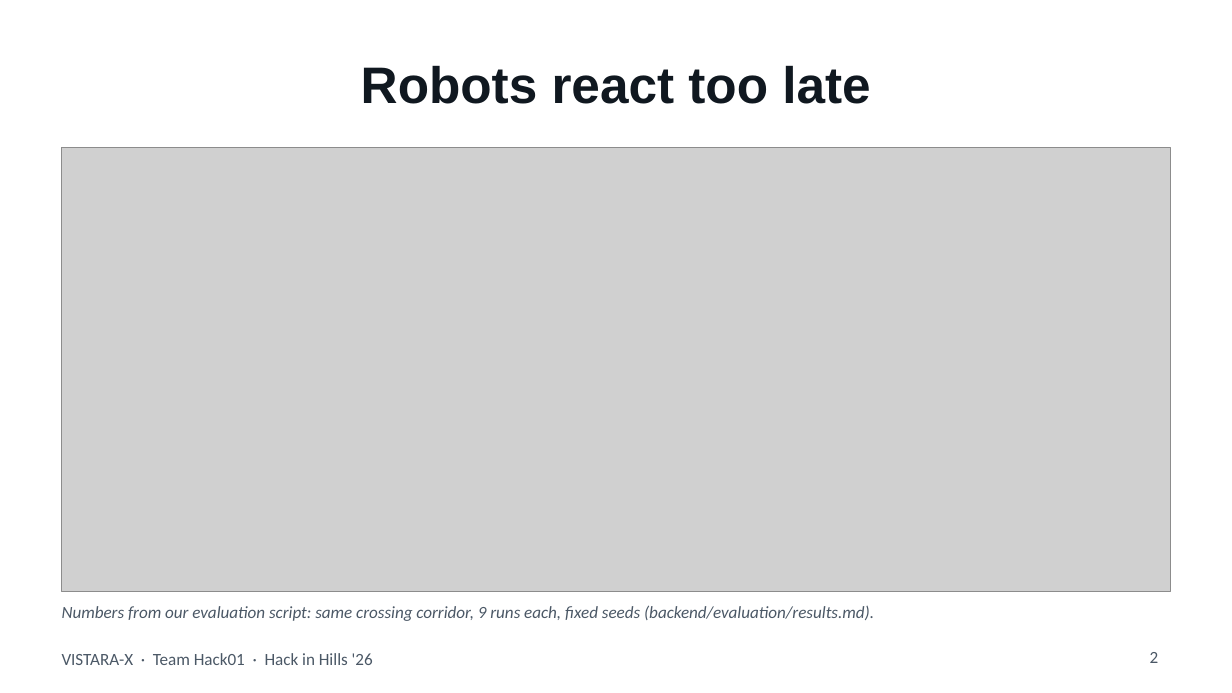
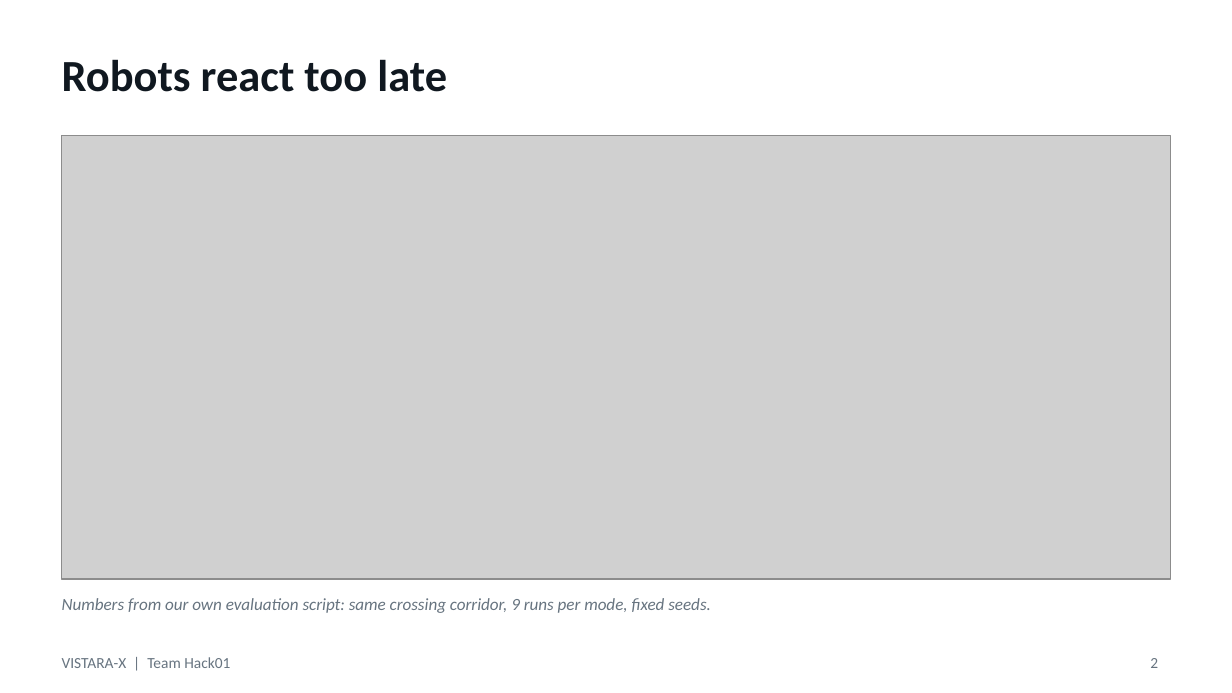
Before and after one commit to RiteshKumar2e/VISTARA-X, a slide deck: slide 2 of presentation/VISTARA-X_Hack01.pptx. Drawn at 1232x693 pixels with LibreOffice and Linux fonts; fonts in the diff are those of the drawing; grey boxes stand for pictures. Boxes give left, top, right and bottom in pixels: in the first picture for what was removed or moved away, otherwise in the second. Text is boxed around its words. In the diff, an @@ line names an element or a change of style, - is before the commit and + after.

Commit message:
feat: update presentation file VISTARA-X_Hack01.pptx with new content

```diff
--- a/presentation/VISTARA-X_Hack01.pptx
+++ b/presentation/VISTARA-X_Hack01.pptx
@@ title "Robots react too late" at [62, 59, 447, 92]: size 30 to 26 pt, font Arial to Calibri; alignment centre to left @@
@@ picture: place and size @@
-picture at [62, 148, 1170, 591]
+picture at [62, 136, 1170, 579]
@@ text at [62, 598, 711, 613]: text changed; text colour #4B5866 to #677480 @@
-Numbers from our evaluation script: same crossing corridor, 9 runs each, fixed seeds (backend/evaluation/results.md).
+Numbers from our own evaluation script: same crossing corridor, 9 runs per mode, fixed seeds.
@@ text at [62, 657, 230, 668]: text changed; size 10 to 9 pt; text colour #4B5866 to #677480 @@
-VISTARA-X · Team Hack01 · Hack in Hills '26
+VISTARA-X | Team Hack01
@@ page number at [1150, 658, 1158, 668]: size 10 to 9 pt, text colour #4B5866 to #677480 @@
```
Also in this commit, not shown: 12 other slides changed, 1 slide added, 1 slide removed.
